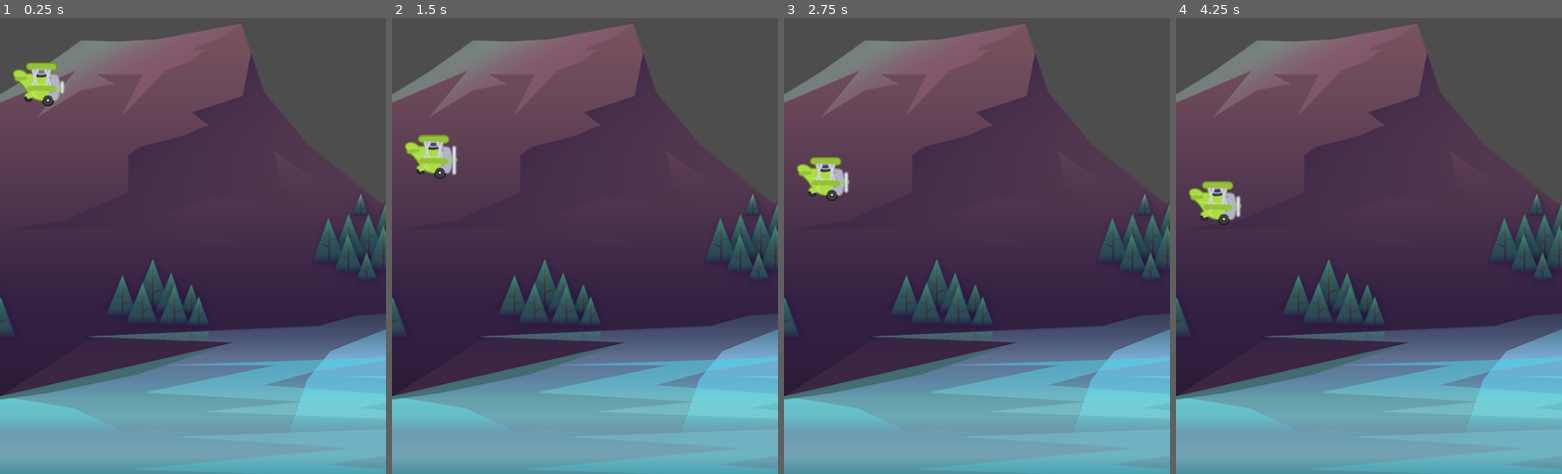
Above: before the commit, frames 1-4 (left to right).
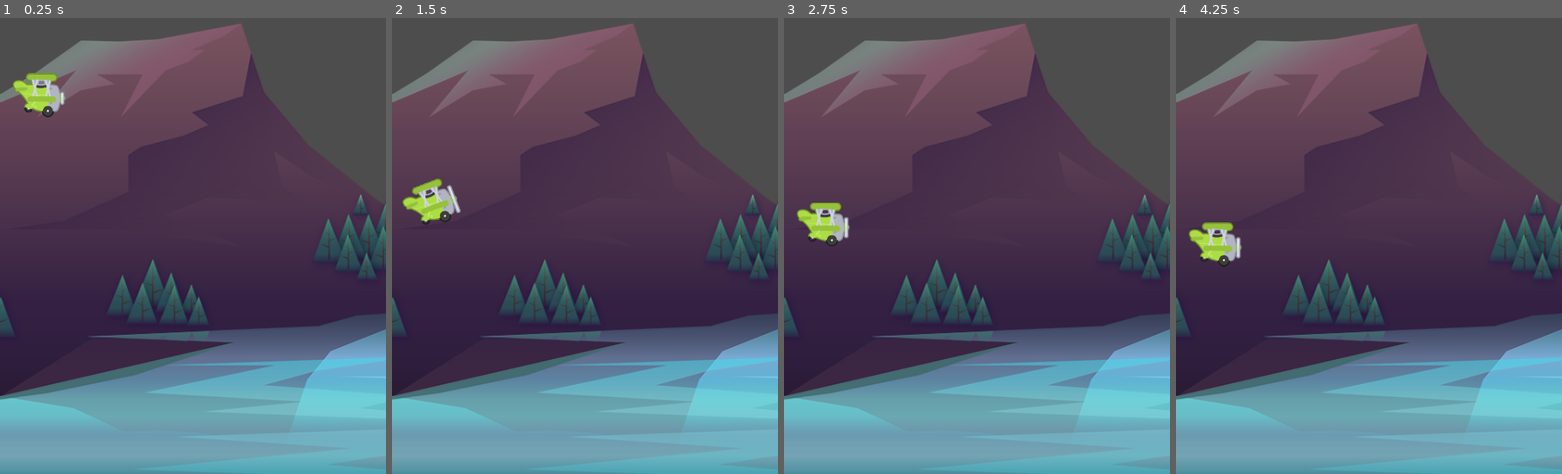
Above: after the commit, the same moments.

Repository: DMAlexander/Tappybird
Game: Godot game, scene res://scenes/game/game.tscn
The game is run twice, just before and just after one commit, with the same random seed, the same clock (stepped at 60 frames per second) and the same inputs.
Inputs:
- Up to frame 1 (0.25 s): no input
- Up to frame 2 (1.5 s): tap Space (fly) at 0.6, 1.35 s
- Up to frame 3 (2.75 s): tap Space (fly) at 2.1 s
- Up to frame 4 (4.25 s): tap Space (fly) at 2.85, 3.6 s

The runs differ from the first frame. In frame 1, 1.0% of the frame differs, in the area x 3-17%, y 9-22%; in frame 2, 1.8%, in the area x 2-18%, y 25-46%; in frame 3, 1.7%; in frame 4, 1.7%.

Commit message:
Add rotation tilt to helicopter using Animation Player

Diff:
--- /dev/null
+++ b/scenes/barrier/barrier.tscn
@@ -0,0 +1,10 @@
+[gd_scene load_steps=2 format=3 uid="uid://drbbuqokp0ft0"]
+
+[sub_resource type="RectangleShape2D" id="RectangleShape2D_kcdpf"]
+size = Vector2(491, 20)
+
+[node name="Barrier" type="StaticBody2D"]
+
+[node name="CollisionShape2D" type="CollisionShape2D" parent="."]
+position = Vector2(235.5, 0)
+shape = SubResource("RectangleShape2D_kcdpf")
--- a/scenes/game/game.tscn
+++ b/scenes/game/game.tscn
@@ -1,7 +1,8 @@
-[gd_scene load_steps=3 format=3 uid="uid://bxcqp3buw8ei1"]
+[gd_scene load_steps=4 format=3 uid="uid://bxcqp3buw8ei1"]
 
 [ext_resource type="Texture2D" uid="uid://6pssj6a6qxij" path="res://assets/background/rocks_2.png" id="1_mw4nc"]
 [ext_resource type="PackedScene" uid="uid://g1xgrvvmt5j7" path="res://scenes/plane/plane.tscn" id="2_m2wlm"]
+[ext_resource type="PackedScene" uid="uid://drbbuqokp0ft0" path="res://scenes/barrier/barrier.tscn" id="3_iy3b7"]
 
 [node name="Game" type="Node2D"]
 
@@ -11,3 +12,9 @@
 
 [node name="Plane" parent="." instance=ExtResource("2_m2wlm")]
 position = Vector2(48, 350)
+
+[node name="Barrier" parent="." instance=ExtResource("3_iy3b7")]
+position = Vector2(9, -20)
+
+[node name="Barrier2" parent="." instance=ExtResource("3_iy3b7")]
+position = Vector2(5, 843)
--- a/scenes/plane/plane.gd
+++ b/scenes/plane/plane.gd
@@ -1,9 +1,11 @@
 extends CharacterBody2D
 
 
-const GRAVITY: float = 600.0
-const POWER: float = -200.0
+const GRAVITY: float = 1000.0
+const POWER: float = -350.0
 
+@onready var anim_sprite: AnimatedSprite2D = $AnimSprite
+@onready var anim_player: AnimationPlayer = $AnimationPlayer
 
 # Called when the node enters the scene tree for the first time.
 func _ready() -> void:
@@ -20,6 +22,15 @@
 
 	move_and_slide()
 
+	if is_on_floor() == true:
+		die()
+
 func fly() -> void:
 	if Input.is_action_just_pressed("fly") == true:
 		velocity.y = POWER
+		anim_player.play("power")
+
+
+func die() -> void:
+	anim_sprite.stop()
+	set_physics_process(false)
--- a/scenes/plane/plane.tscn
+++ b/scenes/plane/plane.tscn
@@ -35,10 +35,48 @@
 [sub_resource type="CircleShape2D" id="CircleShape2D_8luhd"]
 radius = 25.0
 
+[sub_resource type="Animation" id="Animation_f31fr"]
+resource_name = "power"
+length = 0.3
+step = 0.1
+tracks/0/type = "value"
+tracks/0/imported = false
+tracks/0/enabled = true
+tracks/0/path = NodePath("AnimSprite:rotation")
+tracks/0/interp = 2
+tracks/0/loop_wrap = true
+tracks/0/keys = {
+"times": PackedFloat32Array(0, 0.1, 0.3),
+"transitions": PackedFloat32Array(1, 1, 1),
+"update": 0,
+"values": [0.0, -0.349066, 0.0]
+}
+
+[sub_resource type="Animation" id="Animation_yyn5a"]
+length = 0.001
+tracks/0/type = "value"
+tracks/0/imported = false
+tracks/0/enabled = true
+tracks/0/path = NodePath("AnimSprite:rotation")
+tracks/0/interp = 1
+tracks/0/loop_wrap = true
+tracks/0/keys = {
+"times": PackedFloat32Array(0),
+"transitions": PackedFloat32Array(1),
+"update": 0,
+"values": [0.0]
+}
+
+[sub_resource type="AnimationLibrary" id="AnimationLibrary_lc8yf"]
+_data = {
+"RESET": SubResource("Animation_yyn5a"),
+"power": SubResource("Animation_f31fr")
+}
+
 [node name="Plane" type="CharacterBody2D"]
 script = ExtResource("1_vgft7")
 
-[node name="AnimatedSprite2D" type="AnimatedSprite2D" parent="."]
+[node name="AnimSprite" type="AnimatedSprite2D" parent="."]
 scale = Vector2(0.75, 0.75)
 sprite_frames = SubResource("SpriteFrames_i2wnw")
 animation = &"fly"
@@ -46,3 +84,8 @@
 
 [node name="CollisionShape2D" type="CollisionShape2D" parent="."]
 shape = SubResource("CircleShape2D_8luhd")
+
+[node name="AnimationPlayer" type="AnimationPlayer" parent="."]
+libraries = {
+"": SubResource("AnimationLibrary_lc8yf")
+}
Not shown: 1 places in scenes/plane/plane.tscn that only renumber resources
